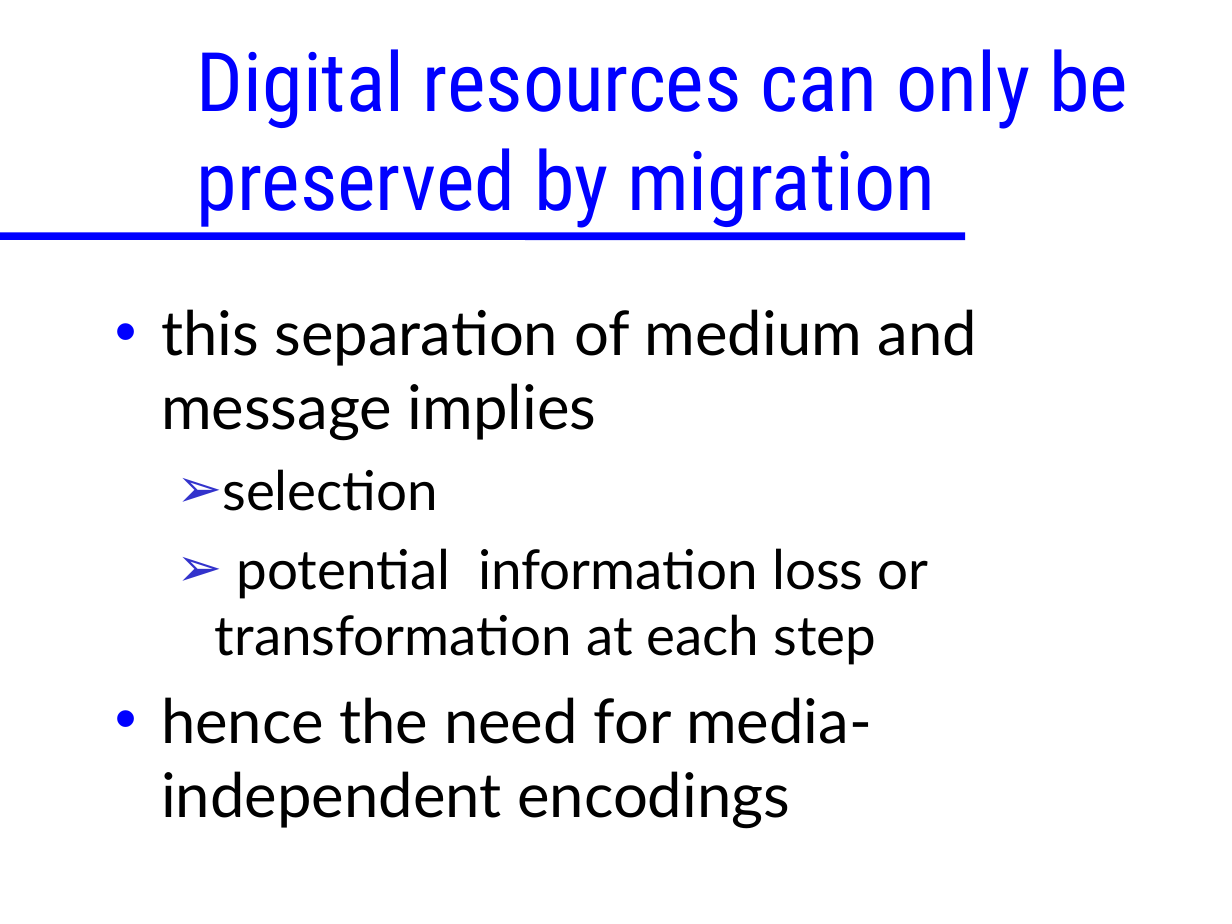
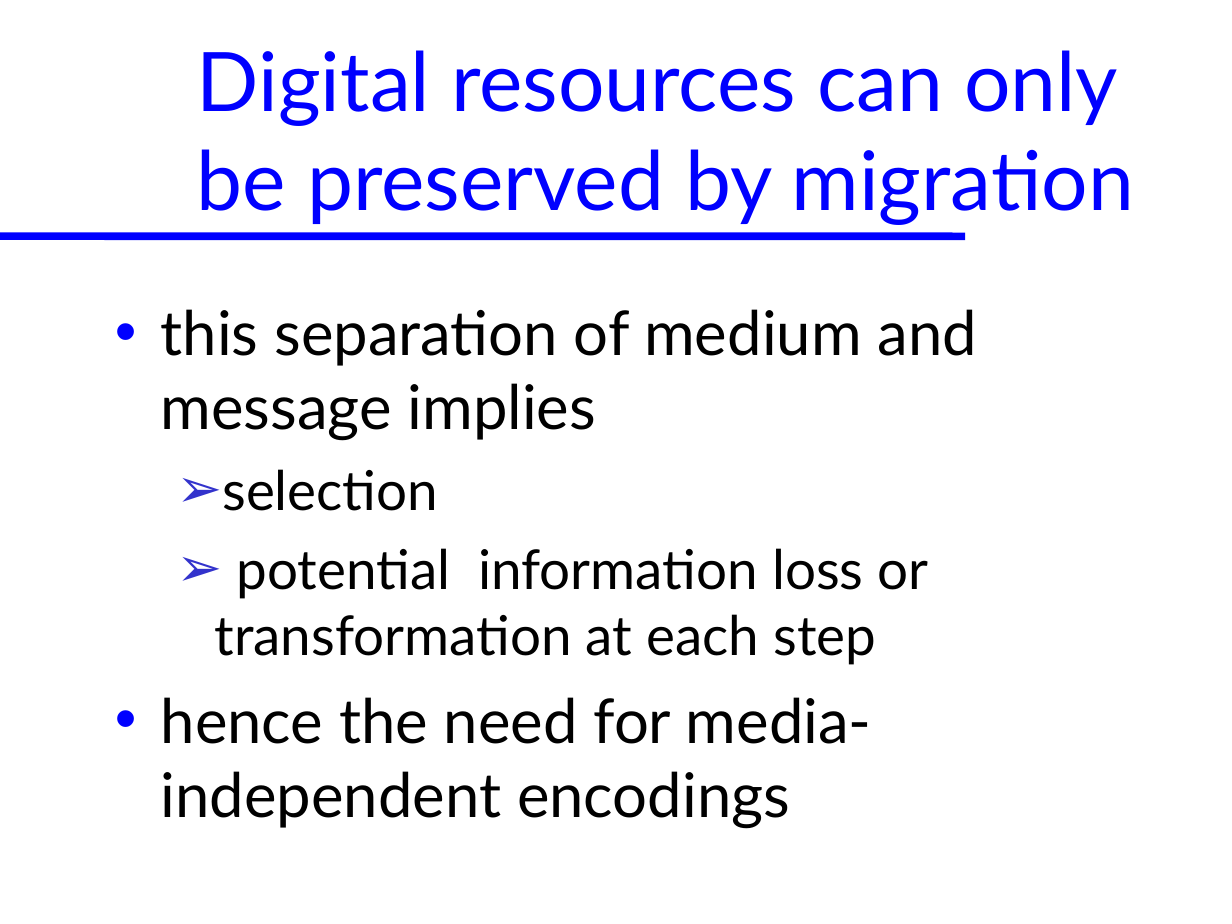
Before and after one commit to lb42/Works, a slide deck: slide 43 of achohum.ppt. Drawn at 1232x924 pixels with LibreOffice and Linux fonts; fonts in the diff are those of the drawing. Boxes give left, top, right and bottom in pixels: in the first picture for what was removed or moved away, otherwise in the second. Text is boxed around its words. In the diff, an @@ line names an element or a change of style, - is before the commit and + after.

```diff
--- a/achohum.ppt
+++ b/achohum.ppt
@@ title "Digital resources can only be ..." at bbox=[197, 50, 1134, 225]: font Roboto Condensed to Lato @@
```
Also in this commit, not shown: 40 other slides changed, 2 other files.
